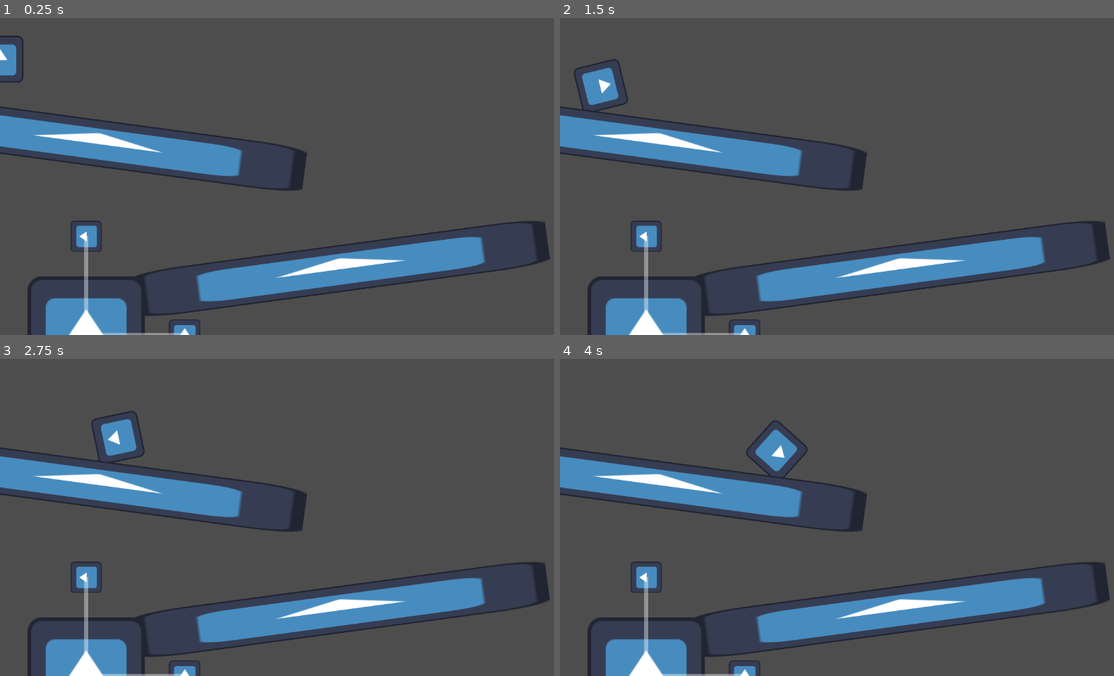
Above: before the commit, frames 1-4 (two rows, left to right).
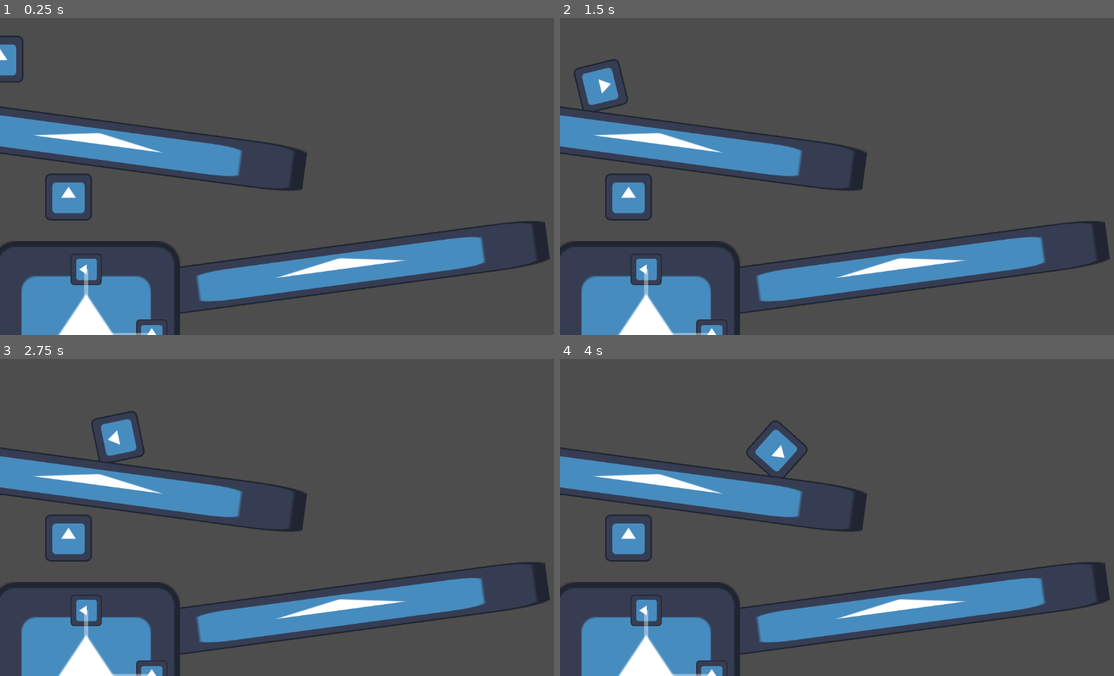
Above: after the commit, the same moments.

Repository: CreeperXD/GMTK-Game-Jam-2024
Game: Godot game, scene res://scenes/test_level.tscn
The game is run twice, just before and just after one commit, with the same random seed, the same clock (stepped at 60 frames per second) and the same inputs. The engine's default icon, where the game draws it, is replaced by a stand-in: a white triangle on a blue panel in a dark square.
Inputs:
- Up to frame 1 (0.25 s): no input
- Up to frame 2 (1.5 s): no input
- Up to frame 3 (2.75 s): no input
- Up to frame 4 (4 s): no input

The runs differ from the first frame. In frame 1, 5.4% of the frame differs, in the area x 0-37%, y 48-100%; in frame 2, 5.4%; in frame 3, 5.4%; in frame 4, 5.4%.

Commit message:
added and implemented exit

Diff:
--- a/project.godot
+++ b/project.godot
@@ -14,3 +14,17 @@
 run/main_scene="res://scenes/test_level.tscn"
 config/features=PackedStringArray("4.3", "Forward Plus")
 config/icon="res://icon.svg"
+
+[input]
+
+select={
+"deadzone": 0.5,
+"events": [Object(InputEventMouseButton,"resource_local_to_scene":false,"resource_name":"","device":-1,"window_id":0,"alt_pressed":false,"shift_pressed":false,"ctrl_pressed":false,"meta_pressed":false,"button_mask":0,"position":Vector2(0, 0),"global_position":Vector2(0, 0),"factor":1.0,"button_index":1,"canceled":false,"pressed":false,"double_click":false,"script":null)
+]
+}
+
+[layer_names]
+
+2d_physics/layer_1="Ball"
+2d_physics/layer_2="Wall"
+2d_physics/layer_3="Scalable"
--- a/scenes/ball.tscn
+++ b/scenes/ball.tscn
@@ -2,14 +2,15 @@
 
 [ext_resource type="Texture2D" uid="uid://bf3g51a607mrp" path="res://icon.svg" id="1_a1bjv"]
 
-[sub_resource type="PhysicsMaterial" id="PhysicsMaterial_0qd66"]
+[sub_resource type="PhysicsMaterial" id="PhysicsMaterial_4o6h0"]
 bounce = 0.5
 
 [sub_resource type="CircleShape2D" id="CircleShape2D_kel01"]
 radius = 50.0
 
 [node name="Ball" type="RigidBody2D"]
-physics_material_override = SubResource("PhysicsMaterial_0qd66")
+collision_mask = 6
+physics_material_override = SubResource("PhysicsMaterial_4o6h0")
 
 [node name="CollisionShape2D" type="CollisionShape2D" parent="."]
 shape = SubResource("CircleShape2D_kel01")
--- /dev/null
+++ b/scenes/exit.tscn
@@ -0,0 +1,20 @@
+[gd_scene load_steps=4 format=3 uid="uid://s6sg3q8poyy5"]
+
+[ext_resource type="Script" path="res://scripts/exit.gd" id="1_5itfm"]
+[ext_resource type="Texture2D" uid="uid://bf3g51a607mrp" path="res://icon.svg" id="1_6j57a"]
+
+[sub_resource type="RectangleShape2D" id="RectangleShape2D_cctk1"]
+size = Vector2(100, 100)
+
+[node name="Exit" type="Area2D"]
+collision_layer = 0
+script = ExtResource("1_5itfm")
+
+[node name="CollisionShape2D" type="CollisionShape2D" parent="."]
+shape = SubResource("RectangleShape2D_cctk1")
+
+[node name="Sprite2D" type="Sprite2D" parent="."]
+scale = Vector2(0.75, 0.75)
+texture = ExtResource("1_6j57a")
+
+[connection signal="body_entered" from="." to="." method="_on_body_entered"]
--- /dev/null
+++ b/scenes/game_menu.tscn
@@ -0,0 +1,45 @@
+[gd_scene load_steps=2 format=3 uid="uid://djcgy3ikoqe5y"]
+
+[ext_resource type="Script" path="res://scripts/game_menu.gd" id="1_8ii7l"]
+
+[node name="GameMenu" type="CanvasLayer"]
+script = ExtResource("1_8ii7l")
+
+[node name="VictoryMenu" type="Control" parent="."]
+layout_mode = 3
+anchors_preset = 8
+anchor_left = 0.5
+anchor_top = 0.5
+anchor_right = 0.5
+anchor_bottom = 0.5
+offset_left = -20.0
+offset_top = -20.0
+offset_right = 20.0
+offset_bottom = 20.0
+grow_horizontal = 2
+grow_vertical = 2
+
+[node name="Label" type="Label" parent="VictoryMenu"]
+layout_mode = 0
+offset_left = -20.0
+offset_top = -80.0
+offset_right = 46.0
+offset_bottom = -57.0
+text = "You win!"
+
+[node name="QuitButton" type="Button" parent="VictoryMenu"]
+layout_mode = 1
+anchors_preset = 8
+anchor_left = 0.5
+anchor_top = 0.5
+anchor_right = 0.5
+anchor_bottom = 0.5
+offset_left = -8.0
+offset_top = 28.0
+offset_right = 34.0
+offset_bottom = 59.0
+grow_horizontal = 2
+grow_vertical = 2
+text = "Quit"
+
+[connection signal="pressed" from="VictoryMenu/QuitButton" to="." method="_on_quit_button_pressed"]
--- a/scenes/scalable.tscn
+++ b/scenes/scalable.tscn
@@ -10,7 +10,9 @@
 [node name="Scalable" type="Node2D"]
 
 [node name="Object" type="CharacterBody2D" parent="."]
-scale = Vector2(5, 5)
+collision_layer = 4
+collision_mask = 0
+input_pickable = true
 script = ExtResource("1_sijlh")
 
 [node name="CollisionShape2D" type="CollisionShape2D" parent="Object"]
@@ -21,19 +23,17 @@
 texture = ExtResource("1_hqcov")
 
 [node name="ScaleXControl" parent="." instance=ExtResource("3_7wt5c")]
-offset_left = -32.0
 offset_top = -36.0
-offset_right = -32.0
 offset_bottom = -36.0
 scale = Vector2(0.5, 0.5)
+max_scale_value = 5.0
 
 [node name="ScaleYControl" parent="." instance=ExtResource("3_7wt5c")]
 offset_left = -36.0
-offset_top = 32.0
 offset_right = -36.0
-offset_bottom = 32.0
 rotation = -1.57079
 scale = Vector2(0.5, 0.5)
+max_scale_value = 5.0
 
 [connection signal="scaled" from="ScaleXControl" to="Object" method="_on_scale_x_control_scaled"]
 [connection signal="scaled" from="ScaleYControl" to="Object" method="_on_scale_y_control_scaled"]
--- a/scenes/scale_control.tscn
+++ b/scenes/scale_control.tscn
@@ -5,22 +5,22 @@
 
 [node name="ScaleControl" type="Control"]
 layout_mode = 3
-anchors_preset = 15
-anchor_right = 1.0
-anchor_bottom = 1.0
+anchor_right = 0.819444
+anchor_bottom = 0.222222
 grow_horizontal = 2
 grow_vertical = 2
 theme = ExtResource("1_864pt")
 script = ExtResource("2_03yqt")
+metadata/_edit_use_anchors_ = true
 
 [node name="HSlider" type="HSlider" parent="."]
 layout_mode = 0
 offset_right = 944.0
 offset_bottom = 144.0
-min_value = 0.01
-max_value = 1.0
+min_value = 1.0
+max_value = 2.0
 step = 0.01
-value = 0.5
+value = 1.0
 tick_count = 2
 
 [node name="ProgressBar" type="ProgressBar" parent="HSlider"]
@@ -34,9 +34,9 @@
 offset_bottom = -64.0
 grow_horizontal = 2
 grow_vertical = 2
-min_value = 0.01
-max_value = 1.0
-value = 0.5
+min_value = 1.0
+max_value = 2.0
+value = 1.0
 show_percentage = false
 
 [connection signal="value_changed" from="HSlider/ProgressBar" to="." method="_on_progress_bar_value_changed"]
--- a/scenes/test_level.tscn
+++ b/scenes/test_level.tscn
@@ -1,10 +1,14 @@
-[gd_scene load_steps=4 format=3 uid="uid://b8uit48n7ppun"]
+[gd_scene load_steps=7 format=3 uid="uid://b8uit48n7ppun"]
 
+[ext_resource type="Script" path="res://scripts/level.gd" id="1_7yg2q"]
 [ext_resource type="PackedScene" uid="uid://dx3igxut0idvl" path="res://scenes/ball.tscn" id="1_n4irm"]
 [ext_resource type="PackedScene" uid="uid://8qp2xk32qdn" path="res://scenes/wall.tscn" id="2_g8k4r"]
 [ext_resource type="PackedScene" uid="uid://cs7gov05e1ci8" path="res://scenes/scalable.tscn" id="4_13vds"]
+[ext_resource type="PackedScene" uid="uid://djcgy3ikoqe5y" path="res://scenes/game_menu.tscn" id="5_6ffwq"]
+[ext_resource type="PackedScene" uid="uid://s6sg3q8poyy5" path="res://scenes/exit.tscn" id="6_ak8k8"]
 
 [node name="TestLevel" type="Node"]
+script = ExtResource("1_7yg2q")
 
 [node name="Ball" parent="." instance=ExtResource("1_n4irm")]
 position = Vector2(0, 56)
@@ -21,3 +25,21 @@
 
 [node name="Scalable" parent="." instance=ExtResource("4_13vds")]
 position = Vector2(176, 648)
+
+[node name="Object" parent="Scalable" index="0"]
+scale = Vector2(2, 2)
+
+[node name="ScaleXControl" parent="Scalable" index="1"]
+current_scale_value = 2.0
+
+[node name="ScaleYControl" parent="Scalable" index="2"]
+current_scale_value = 2.0
+
+[node name="GameMenu" parent="." instance=ExtResource("5_6ffwq")]
+
+[node name="Exit" parent="." instance=ExtResource("6_ak8k8")]
+position = Vector2(140, 366)
+
+[connection signal="entered" from="Exit" to="." method="_on_exit_entered"]
+
+[editable path="Scalable"]
--- a/scenes/wall.tscn
+++ b/scenes/wall.tscn
@@ -6,6 +6,8 @@
 size = Vector2(100, 100)
 
 [node name="Wall" type="StaticBody2D"]
+collision_layer = 2
+collision_mask = 0
 
 [node name="CollisionShape2D" type="CollisionShape2D" parent="."]
 shape = SubResource("RectangleShape2D_2oosq")
--- /dev/null
+++ b/scripts/exit.gd
@@ -0,0 +1,6 @@
+extends Area2D
+
+signal entered
+
+func _on_body_entered(body: Node2D) -> void:
+	entered.emit()
--- /dev/null
+++ b/scripts/game_menu.gd
@@ -0,0 +1,13 @@
+extends CanvasLayer
+
+func _ready() -> void:
+	$VictoryMenu.hide()
+
+func _process(delta: float) -> void:
+	pass
+
+func show_victory_menu() -> void:
+	$VictoryMenu.show()
+
+func _on_quit_button_pressed() -> void:
+	get_tree().quit()
--- /dev/null
+++ b/scripts/level.gd
@@ -0,0 +1,10 @@
+extends Node
+
+func _ready() -> void:
+	pass # Replace with function body.
+
+func _process(delta: float) -> void:
+	pass
+
+func _on_exit_entered() -> void:
+	$GameMenu.show_victory_menu()
--- a/scripts/scale_control.gd
+++ b/scripts/scale_control.gd
@@ -1,9 +1,14 @@
 extends Control
+
+@export var max_scale_value: float = 2
+@export var current_scale_value: float = 1
 
 signal scaled(value: float)
 
 func _ready() -> void:
-	scaled.emit($HSlider.value)
+	$HSlider.max_value = max_scale_value
+	$HSlider/ProgressBar.max_value = max_scale_value
+	$HSlider.value = current_scale_value
 
 func _process(delta: float) -> void:
 	$HSlider/ProgressBar.value = $HSlider.value
